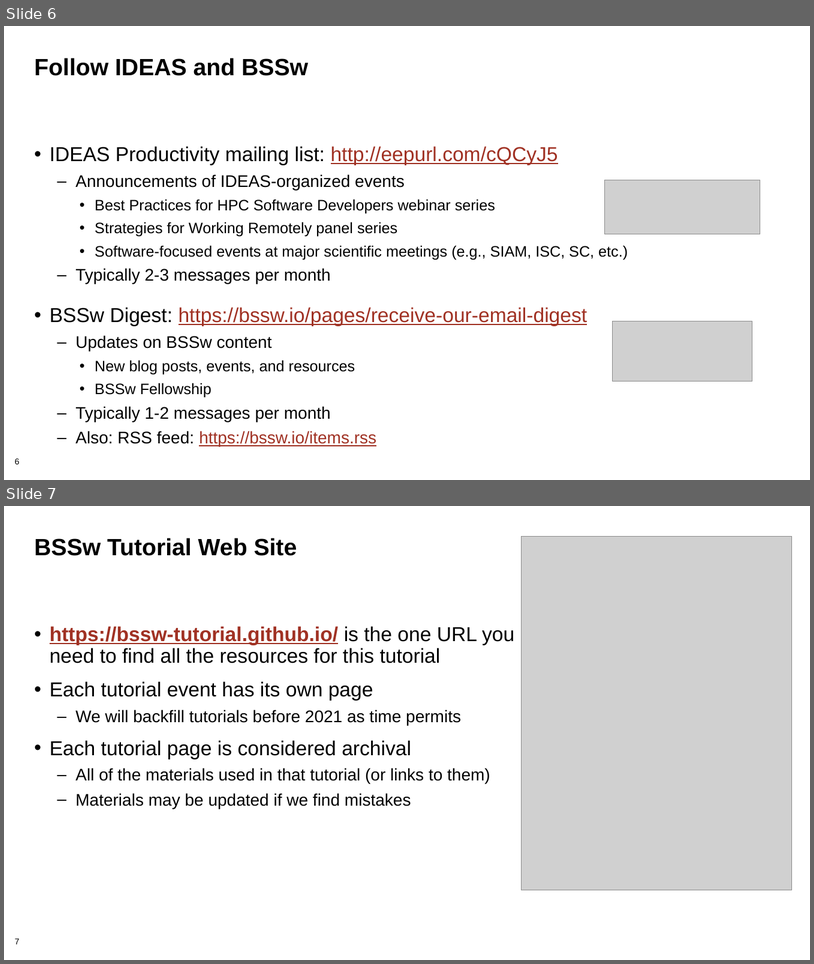
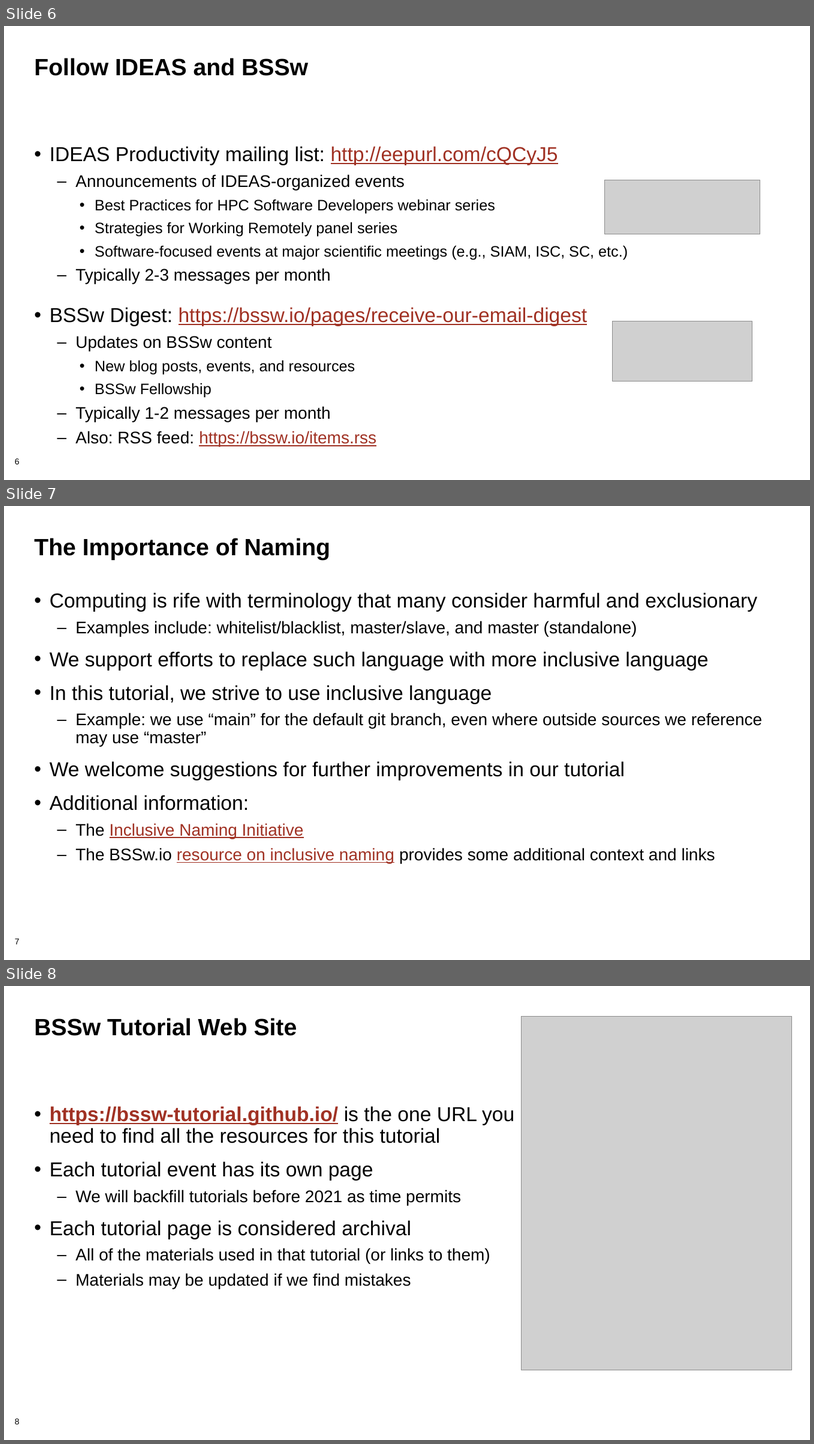
Before and after one commit to bssw-tutorial/presentations, a slide deck: intro-a.pptx. Shown one above the other, each under a label of ours: slides 6 and 7 before the commit, slides 6, 7 and 8 after it. The pictures are 814x964 and 814x1444 pixels, drawn with LibreOffice and Linux fonts; fonts in the diff are those of the drawing; grey boxes stand for pictures; background and template pictures are left out. Boxes give left, top, right and bottom in pixels: in the first picture for what was removed or moved away, otherwise in the second. Text is boxed around its words. In the diff, an @@ line names an element or a change of style, - is before the commit and + after.

```diff
--- a/intro-a.pptx
+++ b/intro-a.pptx
@@ slide 7 added at box(4, 506, 810, 960), background #FFFFFF; not listed: 1 template element that a slide beside it also shows @@
@@ title added at box(34, 538, 331, 560), 28 pt, text #000000, bold @@
+The Importance of Naming
@@ text added at box(50, 592, 762, 863), 20 pt, text #000000 @@
+• Computing is rife with terminology that many consider harmful and exclusionary
+  – Examples include: whitelist/blacklist, master/slave, and master (standalone)
+• We support efforts to replace such language with more inclusive language
+• In this tutorial, we strive to use inclusive language
+  – Example: we use “main” for the default git branch, even where outside sources we reference may use “master”
+• We welcome suggestions for further improvements in our tutorial
+• Additional information:
+  – The Inclusive Naming Initiative
+  – The BSSw.io resource on inclusive naming provides some additional context and links
@@ what was slide 7 is now slide 8 @@
@@ page number at box(15, 1418, 20, 1424): text changed @@
-7
+8
```
Also in this commit, not shown: 5 slides changed, 1 slide removed, 2 other files.
